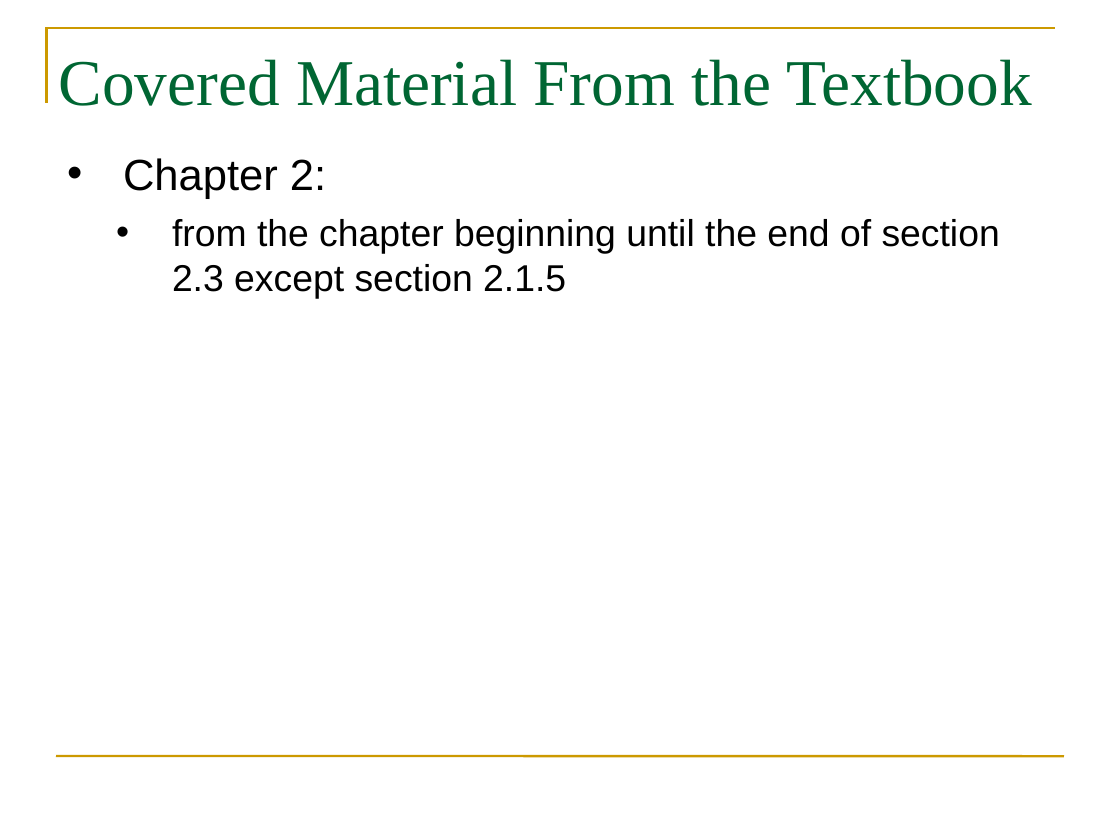
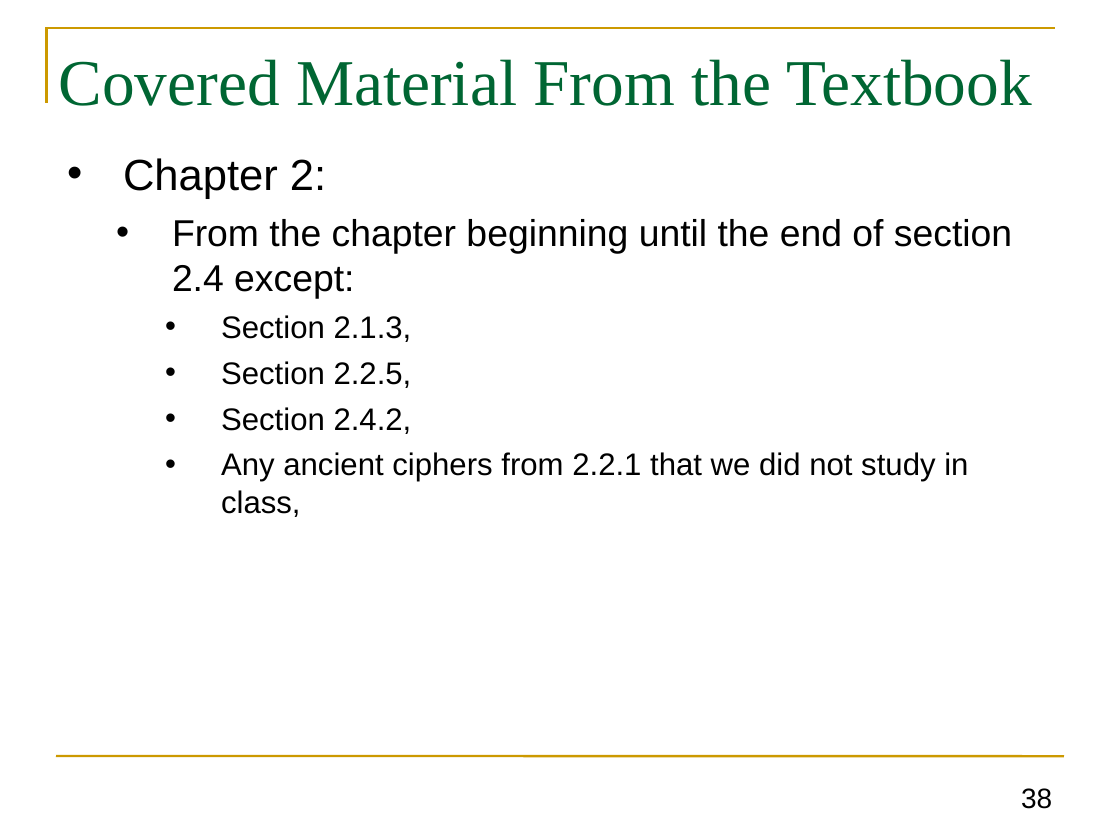
Before and after one commit to GhadaAlmashaqbeh/GhadaAlmashaqbeh.github.io, a slide deck: slide 38 of courses/cse3400-f2024/lecture2.pptx. Drawn at 1120x840 pixels with LibreOffice and Linux fonts; fonts in the diff are those of the drawing. Boxes give left, top, right and bottom in pixels: in the first picture for what was removed or moved away, otherwise in the second. Text is boxed around its words. In the diff, an @@ line names an element or a change of style, - is before the commit and + after.

```diff
--- a/courses/cse3400-f2024/lecture2.pptx
+++ b/courses/cse3400-f2024/lecture2.pptx
@@ text at (x1=172, y1=219, x2=1012, y2=517): text changed; size 24 to 20 pt @@
-  • from the chapter beginning until the end of section 2.3 except section 2.1.5
+  • From the chapter beginning until the end of section 2.4 except:
+    • Section 2.1.3,
+    • Section 2.2.5,
+    • Section 2.4.2,
+    • Any ancient ciphers from 2.2.1 that we did not study in class,
@@ page number added at (x1=1021, y1=788, x2=1052, y2=809), 18 pt, text #000000 @@
+38
```
Also in this commit, not shown: 7 other slides changed, 5 other files.
